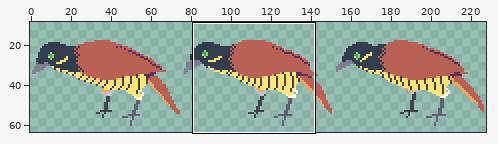
File history of a sprite sheet, Assets/Sprites/female02.png. The first picture is a wide view before the edit; the outline marks the close-up.
Close-up. Earlier state:
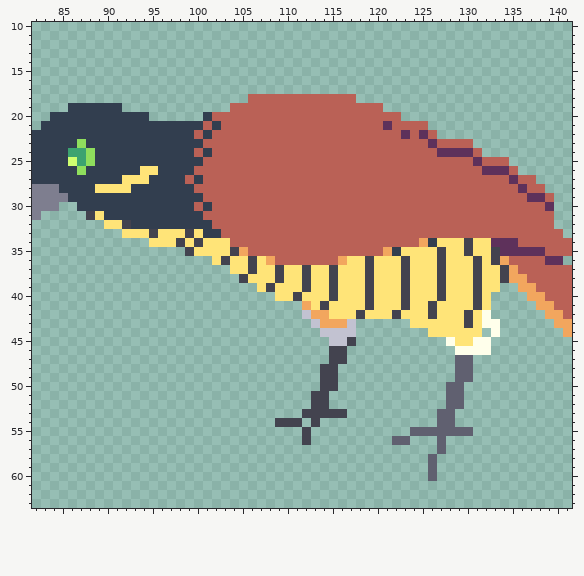
The file is 456x128 pixels, drawn in blocks of 2x2; one block is one cell here. Shown: x 82..141, y 10..63. The wide view leaves out empty margins. The commit also changed other parts of the picture, which this record leaves out.
The same view after the edit:
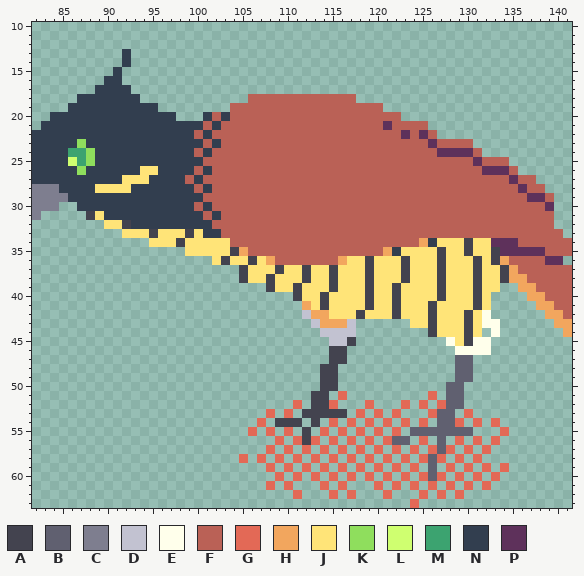
Palette (. is transparent): A #43434f  B #606070  C #7e7e8f  D #c2c2d1  E #ffffeb  F #ba6156  G #e36956  H #f2a65e  J #ffe478  K #8fde5d  L #cfff70  M #3ca370  N #323e4f  P #5e315b
The exact change:
y 13..14: x 92 . -> N
y 15: x 91 . -> N
y 16: x 90..91 .. -> NN
y 17: x 89..92 .... -> NNNN
y 18: x 87..93 ....... -> NNNNNNN
y 19: x 92..95 .... -> NNNN
y 20: x 95..97 ... -> NNN; x 103 F -> N
y 23: x 102 F -> N
y 26: x 101 F -> N
y 28: x 101 F -> N
y 31: x 102 F -> N
y 34: x 100 A -> J
y 35: x 99 A -> J
y 37: x 104..106 JJA -> .AJ
y 38: x 108..109 JA -> AJ
y 39: x 107 J -> .; x 111..112 JA -> AJ; x 122..123 JA -> AJ
y 40: x 109..110 JJ -> ..; x 114..115 JA -> AJ; x 122..123 JA -> AJ
y 41: x 122..123 JA -> AJ
y 43: x 126 J -> A
y 44: x 126 J -> A; x 130 J -> A
y 45: x 130 J -> A
y 51: x 116 . -> G; x 126 . -> G
y 52: x 111 . -> G; x 115 . -> G; x 119 . -> G; x 123 . -> G; x 125 . -> G; x 127 . -> G
y 53: x 108 . -> G; x 110 . -> G; x 118 . -> G; x 120 . -> G; x 122 . -> G; x 126 . -> G; x 130 . -> G
y 54: x 107 . -> G; x 115 . -> G; x 117 . -> G; x 119 . -> G; x 121 . -> G; x 123 . -> G; x 125 . -> G; x 129 . -> G; x 131 . -> G; x 133 . -> G
y 55: x 106 . -> G; x 108 . -> G; x 110 . -> G; x 114 . -> G; x 116 . -> G; x 118 . -> G; x 120 . -> G; x 122 . -> G; x 134 . -> G
y 56: x 109 . -> G; x 111 . -> G; x 113 . -> G; x 115 . -> G; x 117 . -> G; x 119 . -> G; x 121 . -> G; x 125 . -> G; x 129 . -> G; x 131 . -> G; x 133 . -> G
y 57: x 108 . -> G; x 110 . -> G; x 112 . -> G; x 114 . -> G; x 116 . -> G; x 118 . -> G; x 120 . -> G; x 122 . -> G; x 124 . -> G; x 126 . -> G; x 128 . -> G; x 130 . -> G; x 132 . -> G
y 58: x 105 . -> G; x 107 . -> G; x 109 . -> G; x 111 . -> G; x 113 . -> G; x 115 . -> G; x 117 . -> G; x 119 . -> G; x 121 . -> G; x 123 . -> G; x 125 . -> G; x 127 . -> G; x 129 . -> G; x 131 . -> G
y 59: x 108 . -> G; x 110 . -> G; x 112 . -> G; x 114 . -> G; x 116 . -> G; x 118 . -> G; x 120 . -> G; x 122 . -> G; x 124 . -> G; x 128 . -> G; x 130 . -> G; x 132 . -> G; x 134 . -> G
y 60: x 109 . -> G; x 111 . -> G; x 113 . -> G; x 115 . -> G; x 117 . -> G; x 119 . -> G; x 121 . -> G; x 123 . -> G; x 125 . -> G; x 127 . -> G; x 129 . -> G; x 131 . -> G; x 133 . -> G
y 61: x 108 . -> G; x 110 . -> G; x 114 . -> G; x 116 . -> G; x 120 . -> G; x 122 . -> G; x 124 . -> G; x 126 . -> G; x 128 . -> G; x 130 . -> G; x 132 . -> G
y 62: x 111 . -> G; x 115 . -> G; x 117 . -> G; x 121 . -> G; x 125 . -> G; x 127 . -> G; x 129 . -> G
y 63: x 124 . -> G
